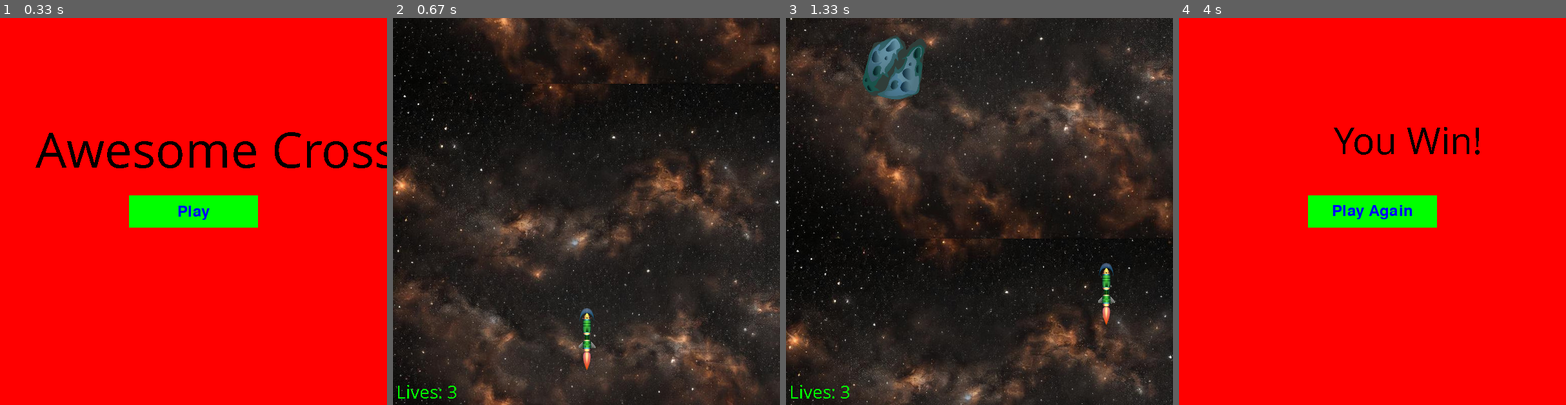
Above: before the commit, frames 1-4 (left to right).
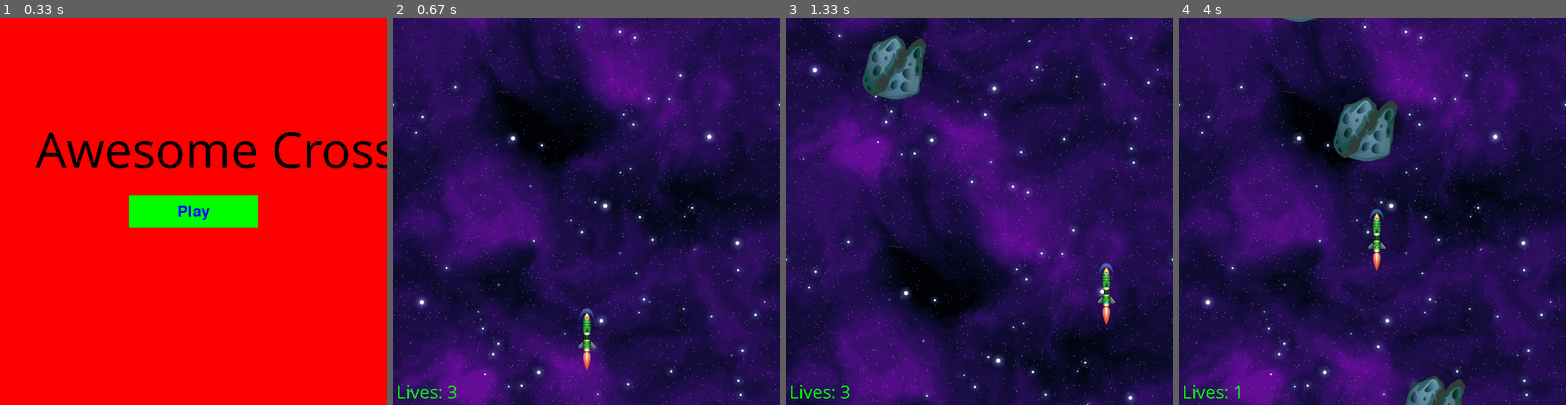
Above: after the commit, the same moments.

Repository: AndrewFagan04/CS_370_AwexomeCross
Game: pygame game, started from Cycle/main.py
Same seed, same stepped clock (60 frames per second), same inputs: the game is played once before the commit and once after it.
Inputs:
- Up to frame 1 (0.33 s): no input
- Up to frame 2 (0.67 s): click "Play" at 0.38 s
- Up to frame 3 (1.33 s): hold D 0.67-1.13 s; hold W from 1.17 s (still down)
- Up to frame 4 (4 s): release W at 1.47 s; hold D 1.5-1.97 s; hold A 2-2.53 s; hold S 2.57-2.87 s; hold A 2.9-3.3 s; hold W 3.33-3.7 s; hold D from 3.73 s (still down)

Frame 1 is identical in both runs. In frame 2, 95% of the frame differs, in the area x 0-100%, y 0-100%; in frame 3, 93%; in frame 4, 100%.

Commit message:
finish line always at the top of the screen, player gets pulled towards it at the end

Diff:
--- a/Cycle/main.py
+++ b/Cycle/main.py
@@ -13,7 +13,7 @@
 WIDTH = 600
 LENGTH = 600
 window = pygame.display.set_mode([WIDTH, LENGTH])
-background = pygame.image.load("stars.jpg") # put stars image here
+background = pygame.image.load("space.png") # put stars image here
 fps = 60
 timer = pygame.time.Clock()
 obstacle_speed = 3
@@ -46,7 +46,10 @@
     y = 0
 
     #finishline
-    finish_line_y = -1000
+    finish_line_y = -3000
+
+    game_finished = False
+    stop_moving = False
 
     running = True
     while running:
@@ -57,7 +60,7 @@
             if event.type == pygame.QUIT:
                 pygame.quit()
                 sys.exit()
-            elif event.type == pygame.USEREVENT:
+            elif event.type == pygame.USEREVENT and not game_finished:
                 new_obstacle = Obstacle(obstacle_speed, WIDTH, LENGTH)
                 all_sprites.add(new_obstacle)
                 obstacle_group.add(new_obstacle)
@@ -66,14 +69,16 @@
 
         #Movement
         keys = pygame.key.get_pressed()
-        if keys[pygame.K_w]:
-            playerInst.rect.y -= speed
+        if stop_moving == False:
+            if keys[pygame.K_w]:
+                playerInst.rect.y -= speed
+            if keys[pygame.K_s]:
+                playerInst.rect.y += speed
+
         if keys[pygame.K_a]:
-            playerInst.rect.x -= speed
-        if keys[pygame.K_s]:
-            playerInst.rect.y += speed
+                playerInst.rect.x -= speed
         if keys[pygame.K_d]:
-            playerInst.rect.x += speed
+                playerInst.rect.x += speed
 
         #Borders
         playerInst.rect.x = max(0, min(WIDTH - playerInst.rect.width, playerInst.rect.x))
@@ -81,9 +86,14 @@
 
         # Scrolling background
         y += 6  # How fast it scrolls
-        finish_line_y += 6
-        if finish_line_y > LENGTH:
-            finish_line_y = LENGTH
+        if finish_line_y < -5:
+            finish_line_y += 6
+        if finish_line_y > -500:
+            game_finished = True
+        if finish_line_y > -100:
+            stop_moving = True
+            playerInst.rect.y -= 5
+
         if y >= LENGTH:
             y = 0
         window.blit(background, (x, y))
Binary file added: Cycle/sprites/space.png
